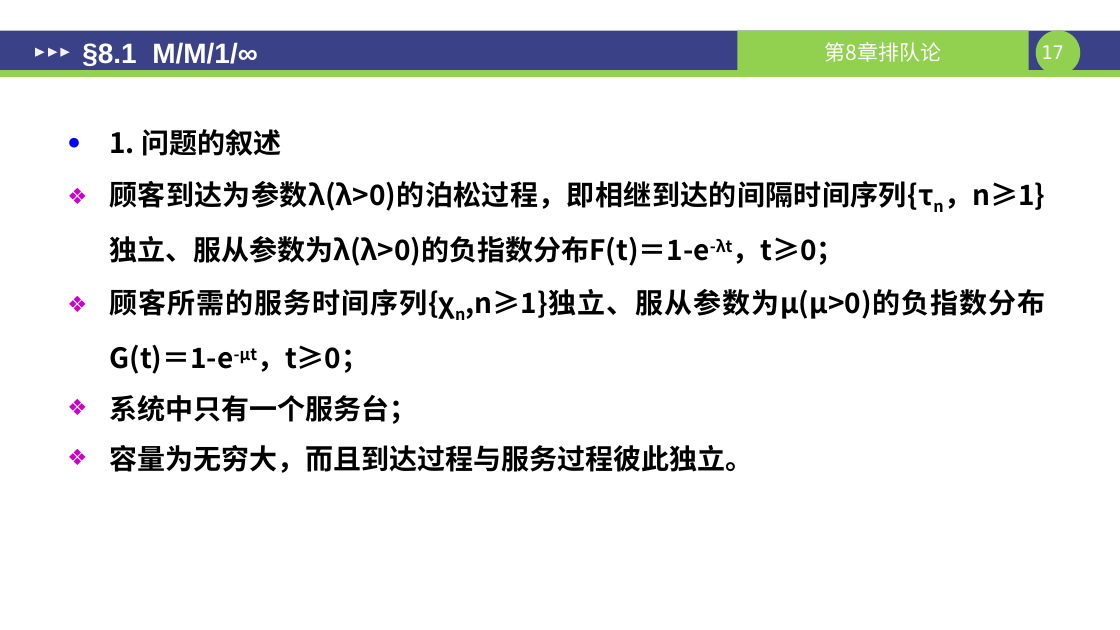
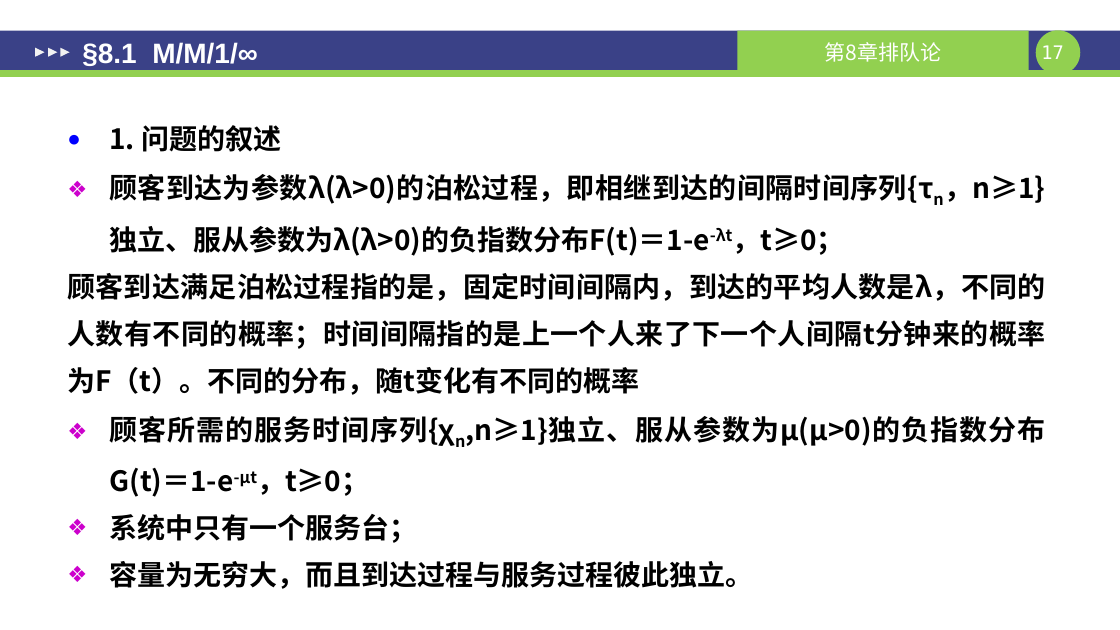
Before and after one commit to sangzige/course_resource, a slide deck: slide 17 of 随机过程/ch12-无限源的简单排队系统—MM1(1).pptx. Drawn at 1120x630 pixels with LibreOffice and Linux fonts; fonts in the diff are those of the drawing. Boxes give left, top, right and bottom in pixels: in the first picture for what was removed or moved away, otherwise in the second. Text is boxed around its words. In the diff, an @@ line names an element or a change of style, - is before the commit and + after.

```diff
--- a/随机过程/ch12-无限源的简单排队系统—MM1(1).pptx
+++ b/随机过程/ch12-无限源的简单排队系统—MM1(1).pptx
@@ text at bbox=[109, 125, 1045, 589]: line spacing 1.5 to 1.4 @@
@@ text at bbox=[67, 273, 1045, 395]: paragraph added @@
+顾客到达满足泊松过程指的是，固定时间间隔内，到达的平均人数是λ，不同的人数有不同的概率；时间间隔指的是上一个人来了下一个人间隔t分钟来的概率为F（t）。不同的分布，随t变化有不同的概率
```
Also in this commit, not shown: 12 other files.
